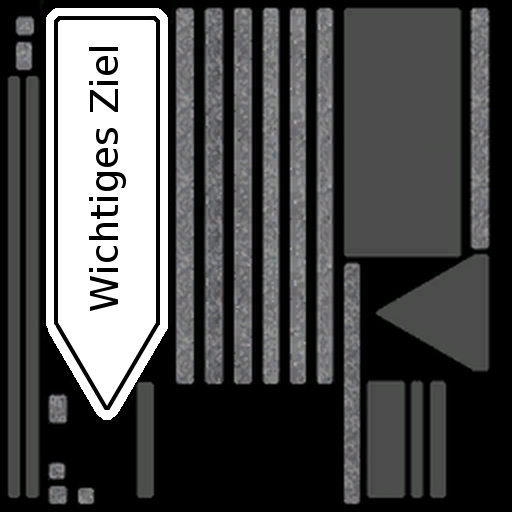
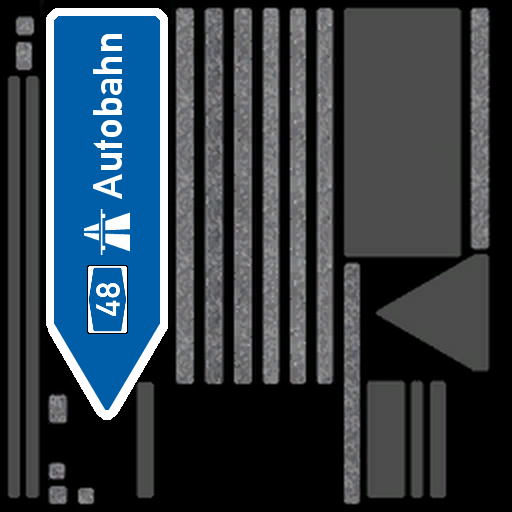
Layer changes from the first w=512, h=512 image to the second:
hid "Border" over [54, 16, 160, 410]
added group "Autobahn" with 8 layers in group "Wegweiser (texture)" over [53, 16, 161, 412]
added group "Info" with 5 layers in group "Autobahn" over [84, 34, 130, 334]
added group "Federal Route" with 2 layers in group "Info" over [87, 265, 128, 334]
added layer "Number #1" in group "Federal Route" over [96, 283, 120, 316]
added layer "Background" in group "Federal Route" over [87, 265, 128, 334]
added layer "Autobahn Logo" in group "Info" over [84, 209, 130, 255]
added layer "Text (Autobahn)" in group "Info" over [93, 34, 122, 200]
added layer "Background #1 (Autobahn)" in group "Autobahn" over [53, 16, 161, 412]
added layer "Background #2 (Autobahn)" in group "Autobahn" over [53, 16, 161, 412]
hid group "Stadt" (3 layers) over [53, 16, 161, 412]
